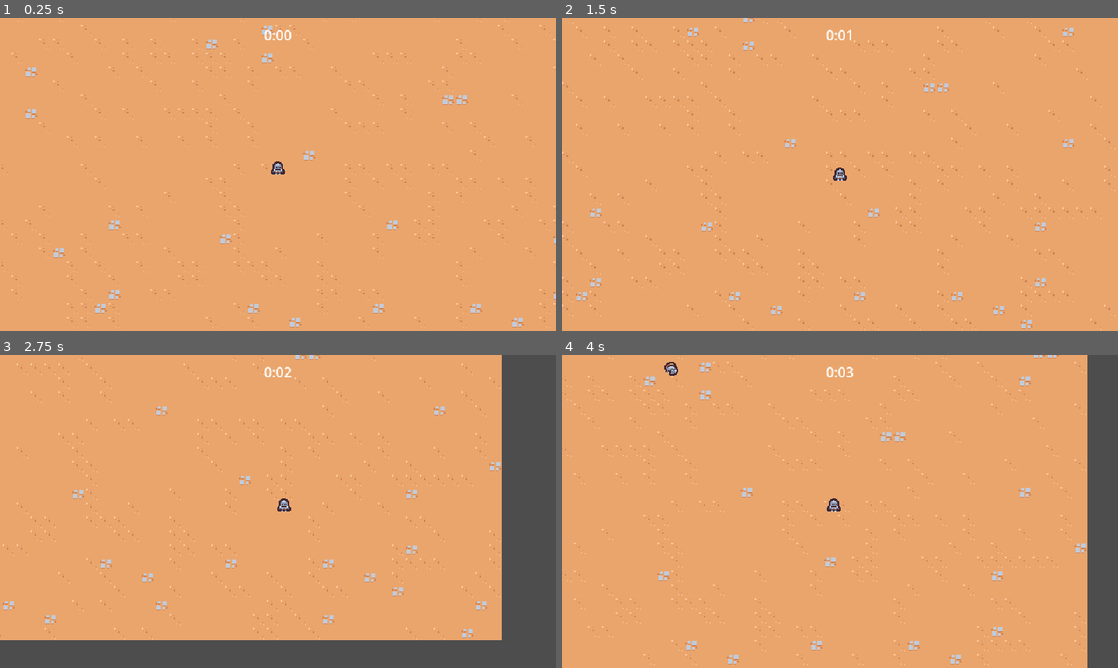
Above: before the commit, frames 1-4 (two rows, left to right).
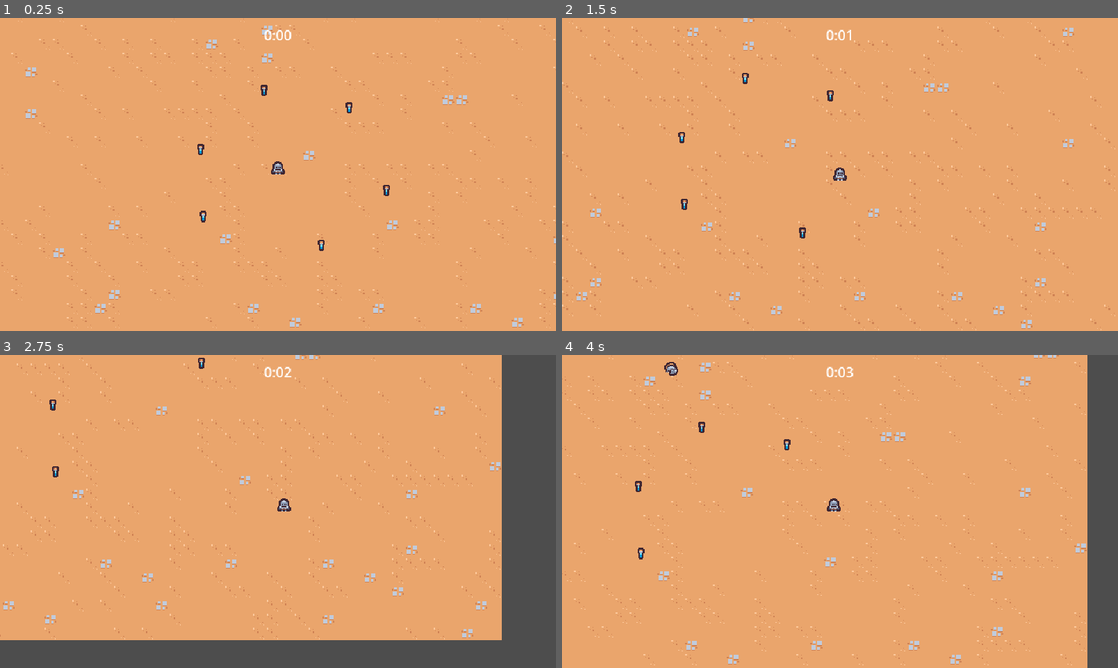
Above: after the commit, the same moments.

Repository: bartoszcholewa/2d-survivors-course
Game: Godot game, scene res://scenes/main/main.tscn
The game is run twice, just before and just after one commit, with the same random seed, the same clock (stepped at 60 frames per second) and the same inputs.
Inputs:
- Up to frame 1 (0.25 s): no input
- Up to frame 2 (1.5 s): tap Enter at 0.5 s; hold D (move_right) 0.53-1.28 s; hold S (move_down) from 1.28 s (still down)
- Up to frame 3 (2.75 s): release S (move_down) at 2.03 s; hold D (move_right) from 2.03 s (still down)
- Up to frame 4 (4 s): release D (move_right) at 2.78 s; hold W (move_up) 2.78-3.53 s; hold A (move_left) from 3.53 s (still down)

The runs differ from the first frame. In frame 1, 0.2% of the frame differs, in the area x 35-71%, y 21-75%; in frame 2, 0.2%; in frame 3, 0.1%; in frame 4, 0.1%.

Commit message:
Lesson 16 - Experience Drops

Diff:
--- a/project.godot
+++ b/project.godot
@@ -70,6 +70,7 @@
 2d_physics/layer_2="Player"
 2d_physics/layer_3="Enemy"
 2d_physics/layer_4="EnemyCollistion"
+2d_physics/layer_5="PlayerPickup"
 
 [rendering]
 
--- a/scenes/basic_enemy/basic_enemy.tscn
+++ b/scenes/game_object/basic_enemy/basic_enemy.tscn
@@ -1,7 +1,7 @@
 [gd_scene load_steps=5 format=3 uid="uid://dobx3f47kupwe"]
 
-[ext_resource type="Script" uid="uid://cqtm77f1n2rxp" path="res://scenes/basic_enemy/basic_enemy.gd" id="1_gxg7h"]
-[ext_resource type="Texture2D" uid="uid://colv4gng1bkex" path="res://scenes/basic_enemy/basic_enemy.png" id="2_xrbw7"]
+[ext_resource type="Script" uid="uid://cqtm77f1n2rxp" path="res://scenes/game_object/basic_enemy/basic_enemy.gd" id="1_gxg7h"]
+[ext_resource type="Texture2D" uid="uid://colv4gng1bkex" path="res://scenes/game_object/basic_enemy/basic_enemy.png" id="2_xrbw7"]
 
 [sub_resource type="CircleShape2D" id="CircleShape2D_gxg7h"]
 radius = 12.0
--- /dev/null
+++ b/scenes/game_object/experience_vial/experience_vial.gd
@@ -0,0 +1,9 @@
+extends Node2D
+
+
+func _ready() -> void:
+	$Area2D.area_entered.connect(on_area_entered)
+
+
+func on_area_entered(other_area: Area2D):
+	queue_free()
--- /dev/null
+++ b/scenes/game_object/experience_vial/experience_vial.tscn
@@ -0,0 +1,20 @@
+[gd_scene load_steps=4 format=3 uid="uid://881xbjng3n8i"]
+
+[ext_resource type="Script" uid="uid://dqqejkqiruwku" path="res://scenes/game_object/experience_vial/experience_vial.gd" id="1_jmuu1"]
+[ext_resource type="Texture2D" uid="uid://wnxps1w42l87" path="res://scenes/game_object/experience_vial/experience_vial.png" id="1_krkhv"]
+
+[sub_resource type="CircleShape2D" id="CircleShape2D_orspf"]
+radius = 16.0
+
+[node name="ExperienceVial" type="Node2D"]
+script = ExtResource("1_jmuu1")
+
+[node name="Area2D" type="Area2D" parent="."]
+collision_layer = 0
+collision_mask = 16
+
+[node name="CollisionShape2D" type="CollisionShape2D" parent="Area2D"]
+shape = SubResource("CircleShape2D_orspf")
+
+[node name="Sprite2D" type="Sprite2D" parent="."]
+texture = ExtResource("1_krkhv")
--- a/scenes/game_camera/game_camera.tscn
+++ b/scenes/game_object/game_camera/game_camera.tscn
@@ -1,6 +1,6 @@
 [gd_scene load_steps=2 format=3 uid="uid://cn4mubatdg4r6"]
 
-[ext_resource type="Script" uid="uid://bp68gyu2balw4" path="res://scenes/game_camera/game_camera.gd" id="1_17y56"]
+[ext_resource type="Script" uid="uid://bp68gyu2balw4" path="res://scenes/game_object/game_camera/game_camera.gd" id="1_17y56"]
 
 [node name="GameCamera" type="Camera2D"]
 script = ExtResource("1_17y56")
--- a/scenes/player/player.tscn
+++ b/scenes/game_object/player/player.tscn
@@ -1,8 +1,11 @@
-[gd_scene load_steps=5 format=3 uid="uid://d3ymecumufi24"]
+[gd_scene load_steps=6 format=3 uid="uid://d3ymecumufi24"]
 
-[ext_resource type="Texture2D" uid="uid://dcb2spof0efi1" path="res://scenes/player/player.png" id="1_8afob"]
-[ext_resource type="Script" uid="uid://cpuniy5yjcmao" path="res://scenes/player/player.gd" id="1_dovo2"]
+[ext_resource type="Texture2D" uid="uid://dcb2spof0efi1" path="res://scenes/game_object/player/player.png" id="1_8afob"]
+[ext_resource type="Script" uid="uid://cpuniy5yjcmao" path="res://scenes/game_object/player/player.gd" id="1_dovo2"]
 [ext_resource type="PackedScene" uid="uid://ge0dlwbhx867" path="res://scenes/ability/sword_ability_controller/sword_ability_controller.tscn" id="2_gmlin"]
+
+[sub_resource type="CircleShape2D" id="CircleShape2D_s3670"]
+radius = 32.0
 
 [sub_resource type="CircleShape2D" id="CircleShape2D_dovo2"]
 radius = 5.0
@@ -16,6 +19,14 @@
 
 [node name="SwordAbilityController" parent="AbilityManager" instance=ExtResource("2_gmlin")]
 
+[node name="Area2D" type="Area2D" parent="."]
+position = Vector2(0, -5)
+collision_layer = 16
+collision_mask = 0
+
+[node name="CollisionShape2D" type="CollisionShape2D" parent="Area2D"]
+shape = SubResource("CircleShape2D_s3670")
+
 [node name="Sprite2D" type="Sprite2D" parent="."]
 texture = ExtResource("1_8afob")
 offset = Vector2(0, -8)
--- a/scenes/main/main.tscn
+++ b/scenes/main/main.tscn
@@ -1,11 +1,12 @@
-[gd_scene load_steps=7 format=4 uid="uid://benw14owfpkv4"]
+[gd_scene load_steps=8 format=4 uid="uid://benw14owfpkv4"]
 
 [ext_resource type="PackedScene" uid="uid://cauh5xc1b8tb4" path="res://scenes/ui/arena_time_ui.tscn" id="1_6q06x"]
-[ext_resource type="PackedScene" uid="uid://d3ymecumufi24" path="res://scenes/player/player.tscn" id="1_hyk8p"]
+[ext_resource type="PackedScene" uid="uid://d3ymecumufi24" path="res://scenes/game_object/player/player.tscn" id="1_hyk8p"]
 [ext_resource type="TileSet" uid="uid://cuojpd6okxco0" path="res://resources/tileset.tres" id="1_iuonh"]
-[ext_resource type="PackedScene" uid="uid://cn4mubatdg4r6" path="res://scenes/game_camera/game_camera.tscn" id="1_k2fmo"]
+[ext_resource type="PackedScene" uid="uid://cn4mubatdg4r6" path="res://scenes/game_object/game_camera/game_camera.tscn" id="1_k2fmo"]
 [ext_resource type="PackedScene" uid="uid://c8x14o65pptgj" path="res://scenes/manager/enemy_manager.tscn" id="1_l3cfh"]
 [ext_resource type="PackedScene" uid="uid://bs7aya0wlq53n" path="res://scenes/manager/arena_time_manager.tscn" id="2_ow5a4"]
+[ext_resource type="PackedScene" uid="uid://881xbjng3n8i" path="res://scenes/game_object/experience_vial/experience_vial.tscn" id="7_hujxm"]
 
 [node name="Main" type="Node"]
 
@@ -25,3 +26,21 @@
 
 [node name="Player" parent="." instance=ExtResource("1_hyk8p")]
 position = Vector2(308, 190)
+
+[node name="ExperienceVial" parent="." instance=ExtResource("7_hujxm")]
+position = Vector2(222, 238)
+
+[node name="ExperienceVial2" parent="." instance=ExtResource("7_hujxm")]
+position = Vector2(219, 161)
+
+[node name="ExperienceVial3" parent="." instance=ExtResource("7_hujxm")]
+position = Vector2(292, 93)
+
+[node name="ExperienceVial4" parent="." instance=ExtResource("7_hujxm")]
+position = Vector2(390, 113)
+
+[node name="ExperienceVial5" parent="." instance=ExtResource("7_hujxm")]
+position = Vector2(433, 208)
+
+[node name="ExperienceVial6" parent="." instance=ExtResource("7_hujxm")]
+position = Vector2(358, 271)
--- a/scenes/manager/enemy_manager.tscn
+++ b/scenes/manager/enemy_manager.tscn
@@ -1,7 +1,7 @@
 [gd_scene load_steps=3 format=3 uid="uid://c8x14o65pptgj"]
 
 [ext_resource type="Script" uid="uid://cw3skg13fsymi" path="res://scenes/manager/enemy_manager.gd" id="1_1w3g6"]
-[ext_resource type="PackedScene" uid="uid://dobx3f47kupwe" path="res://scenes/basic_enemy/basic_enemy.tscn" id="2_bortd"]
+[ext_resource type="PackedScene" uid="uid://dobx3f47kupwe" path="res://scenes/game_object/basic_enemy/basic_enemy.tscn" id="2_bortd"]
 
 [node name="EnemyManager" type="Node"]
 script = ExtResource("1_1w3g6")
Renamed: scenes/basic_enemy/basic_enemy.gd -> scenes/game_object/basic_enemy/basic_enemy.gd
Renamed: scenes/basic_enemy/basic_enemy.gd.uid -> scenes/game_object/basic_enemy/basic_enemy.gd.uid
Renamed: scenes/basic_enemy/basic_enemy.png -> scenes/game_object/basic_enemy/basic_enemy.png
Not shown, changed: scenes/game_object/basic_enemy/basic_enemy.png.import
Not shown, added: scenes/game_object/experience_vial/experience_vial.gd.uid
Binary file added: scenes/game_object/experience_vial/experience_vial.png
Not shown, changed: scenes/game_object/experience_vial/experience_vial.png.import
Renamed: scenes/game_camera/game_camera.gd -> scenes/game_object/game_camera/game_camera.gd
Renamed: scenes/game_camera/game_camera.gd.uid -> scenes/game_object/game_camera/game_camera.gd.uid
Renamed: scenes/player/player.gd -> scenes/game_object/player/player.gd
Renamed: scenes/player/player.gd.uid -> scenes/game_object/player/player.gd.uid
Renamed: scenes/player/player.png -> scenes/game_object/player/player.png
(and 1 more such lines)
